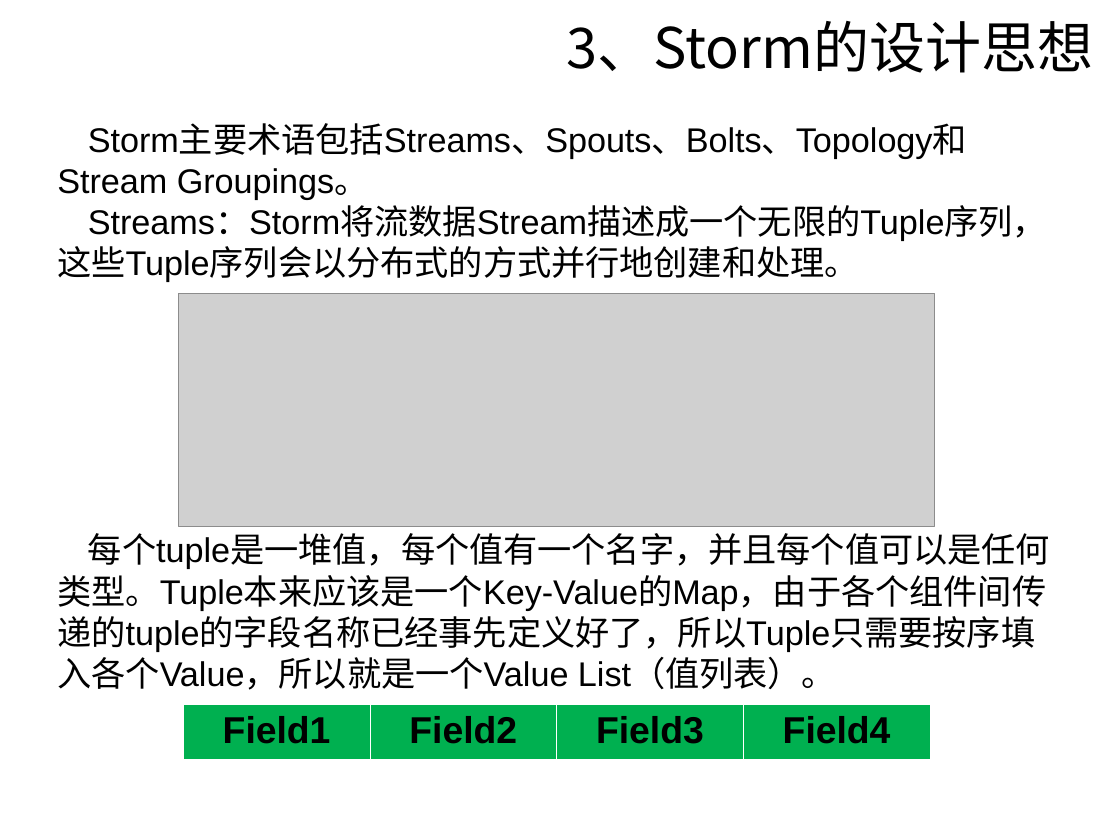
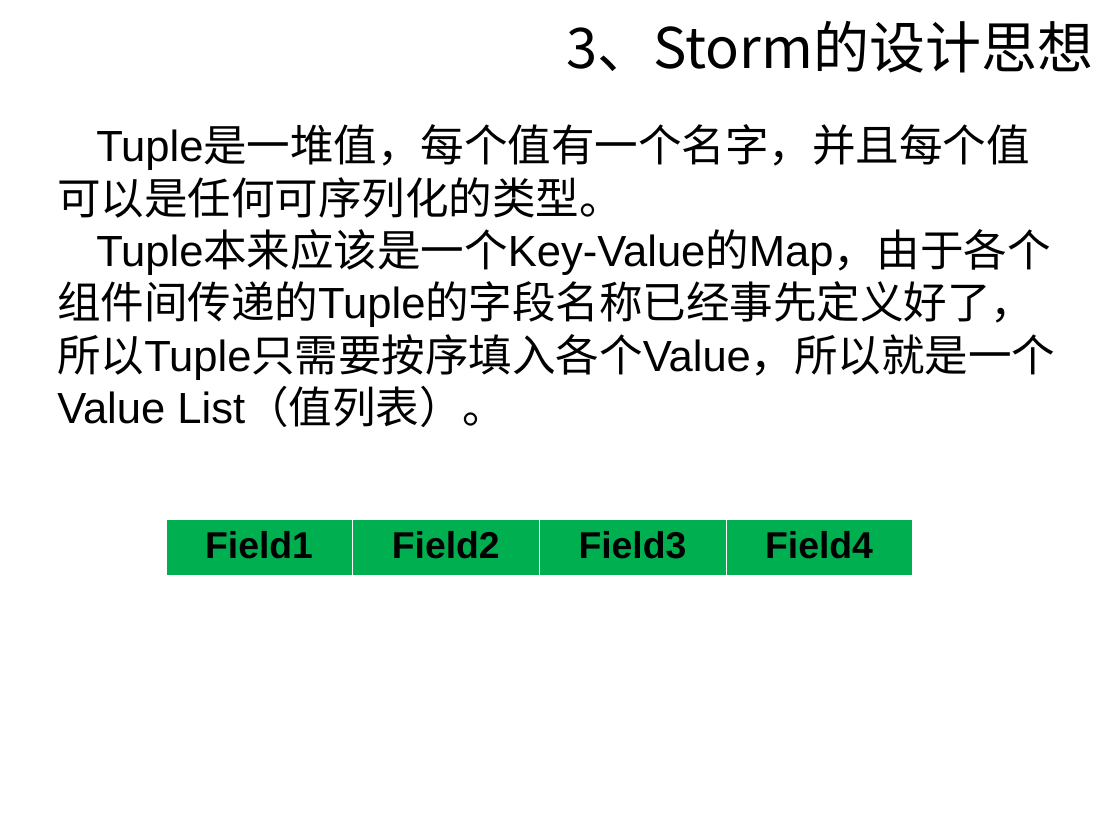
Before and after one commit to sunyisgithub/Git, a slide deck: slide 15 of Storm.ppt (slide 18 before the commit). Drawn at 1120x840 pixels with LibreOffice and Linux fonts; fonts in the diff are those of the drawing; grey boxes stand for pictures; background and template pictures are left out. Boxes give left, top, right and bottom in pixels: in the first picture for what was removed or moved away, otherwise in the second. Text is boxed around its words. In the diff, an @@ line names an element or a change of style, - is before the commit and + after.

```diff
--- a/Storm.ppt
+++ b/Storm.ppt
@@ text at (57,126,1055,427): text changed; size 22 to 28 pt @@
-Storm主要术语包括Streams、Spouts、Bolts、Topology和Stream Groupings。
-Streams：Storm将流数据Stream描述成一个无限的Tuple序列，这些Tuple序列会以分布式的方式并行地创建和处理。
-每个tuple是一堆值，每个值有一个名字，并且每个值可以是任何类型。Tuple本来应该是一个Key-Value的Map，由于各个组件间传递的tuple的字段名称已经事先定义好了，所以Tuple只需要按序填入各个Value，所以就是一个Value List（值列表）。
+Tuple是一堆值，每个值有一个名字，并且每个值可以是任何可序列化的类型。
+Tuple本来应该是一个Key-Value的Map，由于各个组件间传递的Tuple的字段名称已经事先定义好了，所以Tuple只需要按序填入各个Value，所以就是一个Value List（值列表）。
@@ picture removed at (179,293,935,526) @@
@@ table: place and size @@
-table at (184,704,932,750)
+table at (166,520,914,564)
```
Also in this commit, not shown: 23 other slides changed, 20 slides added, 13 slides removed.
